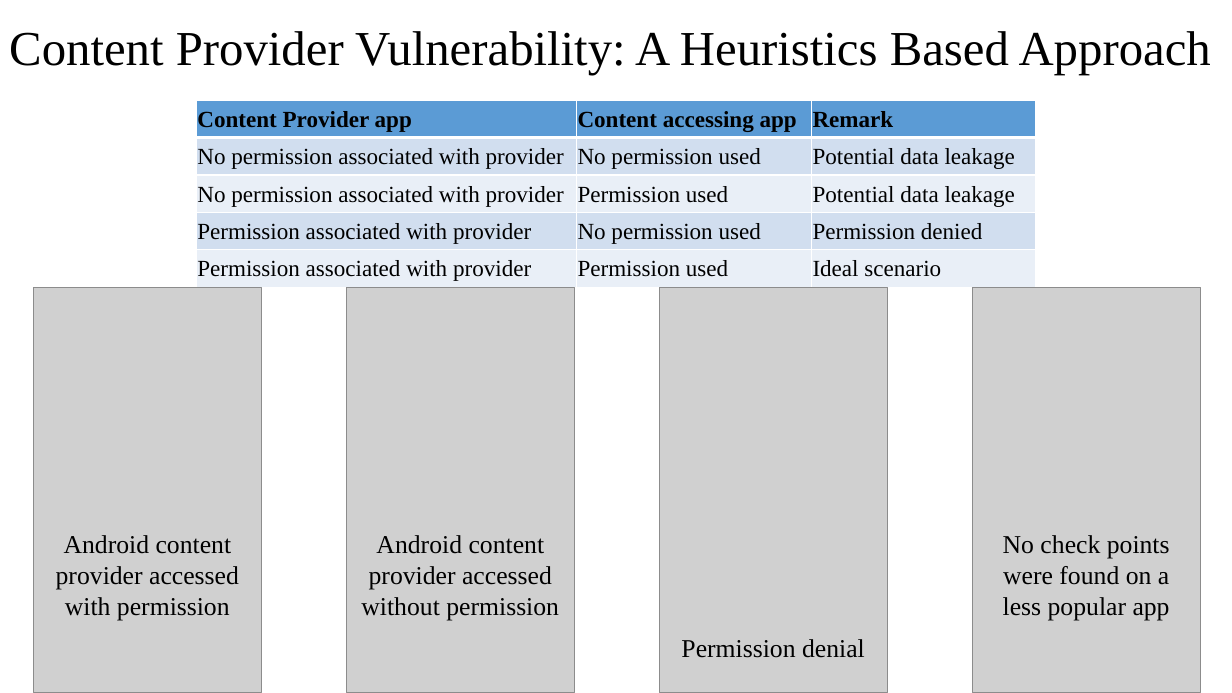
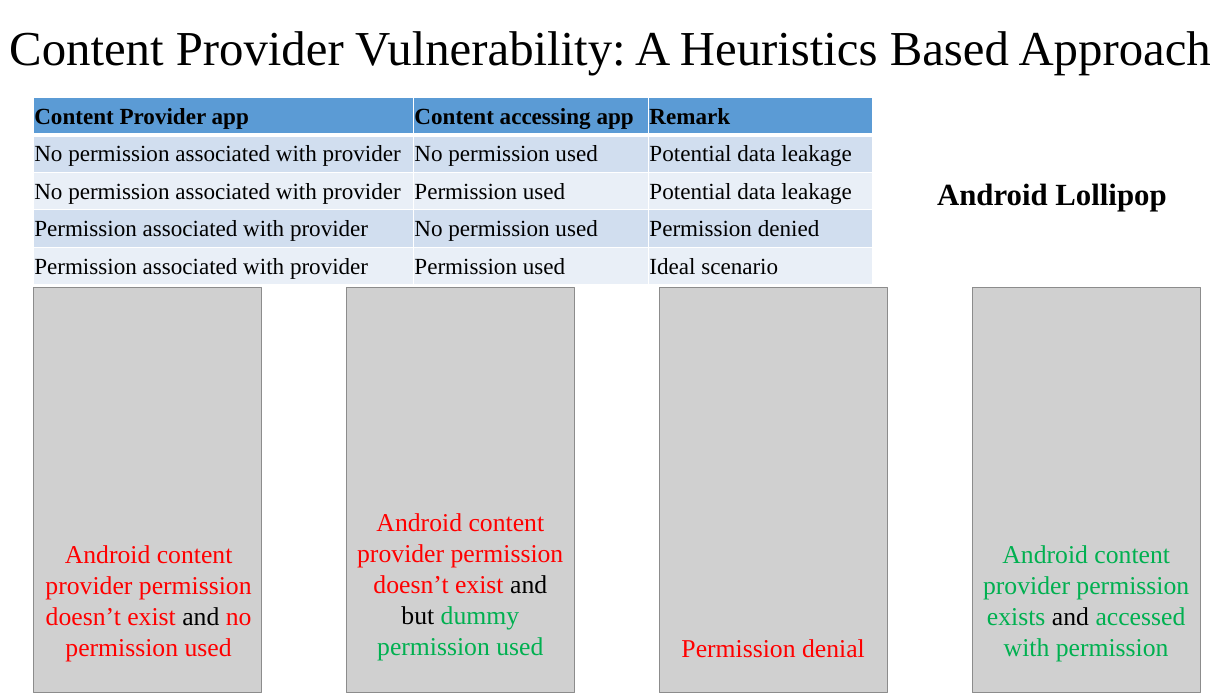
Before and after one commit to prajitdas/AndroidAnalytics, a slide deck: slide 3 of documentation/presentations/MITRE Term end Presentation/MITRE Term end Presentation.pptx. Drawn at 1232x693 pixels with LibreOffice and Linux fonts; fonts in the diff are those of the drawing; grey boxes stand for pictures. Boxes give left, top, right and bottom in pixels: in the first picture for what was removed or moved away, otherwise in the second. Text is boxed around its words. In the diff, an @@ line names an element or a change of style, - is before the commit and + after.

Commit message:
updated ppt

```diff
--- a/documentation/presentations/MITRE Term end Presentation/MITRE Term end Presentation.pptx
+++ b/documentation/presentations/MITRE Term end Presentation/MITRE Term end Presentation.pptx
@@ table: place and size @@
-table at bbox=[197, 100, 1035, 287]
+table at bbox=[33, 97, 872, 285]
@@ text added at bbox=[937, 183, 1166, 211], 24 pt, text #000000, bold @@
+Android Lollipop
@@ text at bbox=[357, 513, 564, 660]: text changed; text colour #000000 to #FF0000 @@
-Android content provider accessed
-without permission
+Android content provider permission doesn’t exist and but dummy permission used
@@ text "Android content provider permission exists ...": place and size @@
-text "Android content provider permission exists ..." at bbox=[56, 535, 239, 620]
+text "Android content provider permission exists ..." at bbox=[983, 545, 1189, 662]
@@ text removed at bbox=[1003, 535, 1170, 620] @@
-No check points were found on a less popular app
@@ text added at bbox=[45, 545, 252, 662], 20 pt, text #FF0000 @@
+Android content provider permission doesn’t exist and no permission used
@@ text at bbox=[983, 545, 1189, 626]: text changed; text colour #000000 to #00B050 @@
-Android content provider accessed
+Android content provider permission exists and accessed
@@ text "Permission denial" at bbox=[681, 639, 865, 658]: text colour #000000 to #FF0000 @@
@@ text at bbox=[1004, 638, 1169, 662]: text colour #000000 to #00B050 in "with permission" @@
```
Also in this commit, not shown: 1 other slide changed, 1 slide added.
